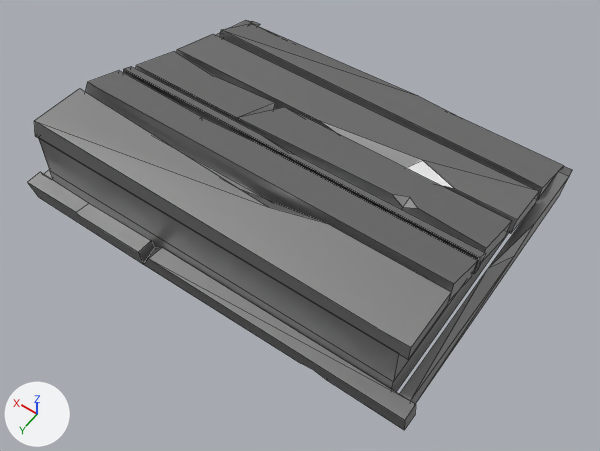
A saved change to the FBX model Assets/Models/Modular Kit/World Props/RampRevision.fbx.
Before and after are seen from a 50 mm lens placed at (-12.36, 15.41, 11.28), pointed at (-7.27, 8.29, 0.09). The lights are fixed; the arrows at lower left show +X, +Y and +Z. Mesh edges are drawn as thin lines. Vertices at the same position are counted once.

The older version as bpy lines, for what is in view:
```python
me_cube_018 = bpy.data.meshes.new('Cube.018')
me_cube_018.from_pydata(...)  # 151 vertices, 111 faces; spans x -3.87..3.76, y -3.14..3.15, z -0.1..1.76
me_cube_018.materials.append(mat_material_008)  # its picture is missing
ob_cube_004 = bpy.data.objects.new('Cube.004', me_cube_018)
ob_cube_004.location = (-6.74, 7.28, -0.09)
```
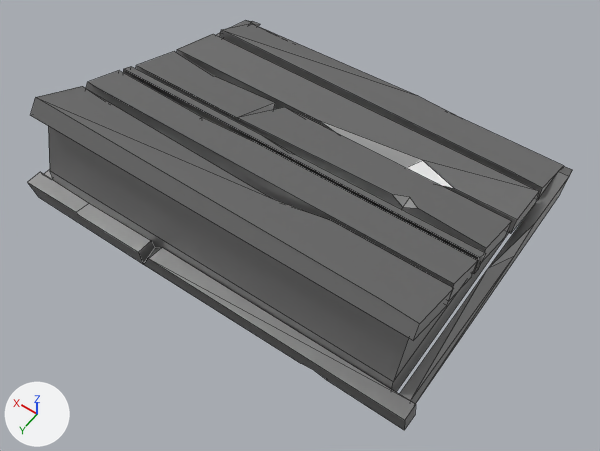
Diff of the bpy script that builds the scene:
```diff
--- a/Assets/Models/Modular Kit/World Props/RampRevision.fbx.py
+++ b/Assets/Models/Modular Kit/World Props/RampRevision.fbx.py
@@ me_cube_018 @@
 me_cube_018.from_pydata(...)  # 151 vertices, 111 faces; spans x -3.87..3.76, y -3.14..3.15, z -0.1..1.76
 # used by ob_cube_004; location = (-6.74, 7.28, -0.09)
-me_cube_018.vertices[142].co = (-3.46, 2.83, 1.46)  # pixel (398, 353)
-me_cube_018.vertices[146].co = (3.46, 2.83, 1.46)  # pixel (38, 137)
+# me_cube_018 part 1: the loose piece of 12 vertices spanning x -3.62..3.53, y 1.75..2.84, z 1.43..1.76 is turned 22.8 degrees about the x axis through its middle, then moved by (0.0, -0.06, 0.22)
+# me_cube_018 part 2
+me_cube_018.vertices[142].co = (-3.46, 2.49, 1.84)
+me_cube_018.vertices[146].co = (3.46, 2.49, 1.84)
 me_cube_018.materials.append(mat_material_008)
```

Pixel boxes [x1, y1, x2, y2] of what changed, in the pictures (600 x 451 px; the box of a moved part takes in the faces that stretch with it):
part 1 of me_cube_018, moved or reshaped: before [34, 88, 451, 360]; after [31, 86, 454, 341]
part 2 of me_cube_018, moved or reshaped: before [38, 138, 458, 381]; after [48, 126, 458, 381]
